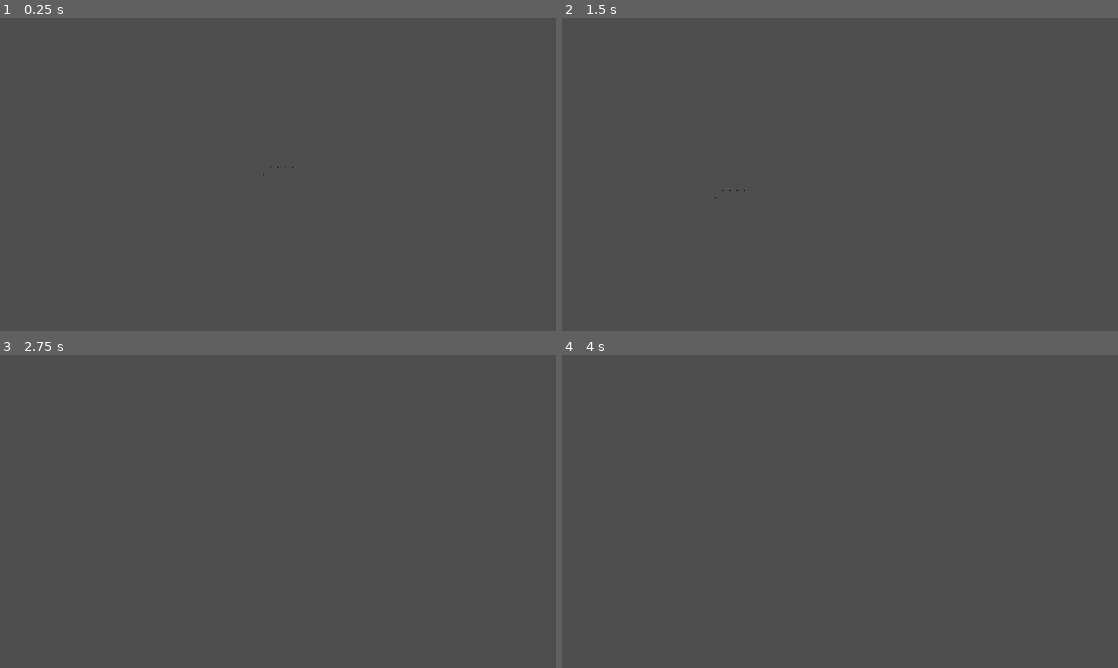
Above: before the commit, frames 1-4 (two rows, left to right).
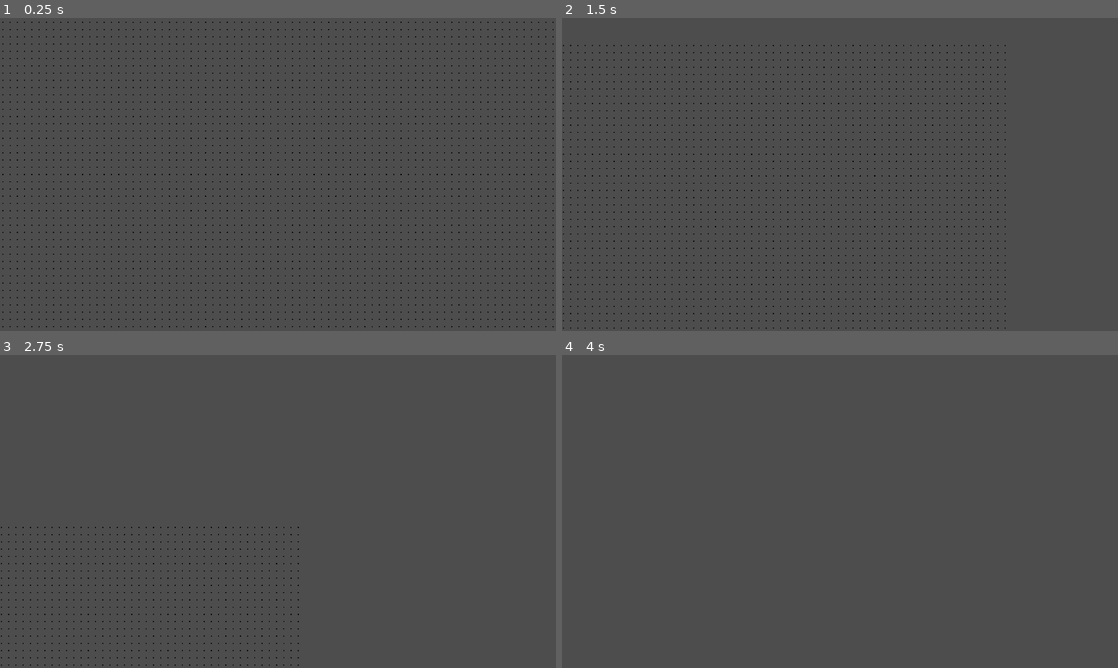
Above: after the commit, the same moments.

Repository: Spiraling-Time/BossFight
Game: Godot game, scene res://Works/Scenes/the_world.tscn
Same seed, same stepped clock (60 frames per second), same inputs: the game is played once before the commit and once after it.
Inputs:
- Up to frame 1 (0.25 s): no input
- Up to frame 2 (1.5 s): tap Enter at 0.5 s; hold D (right) 0.53-1.28 s; hold Z 0.53-1.28 s; tap Space at 1.25 s; hold Up (down) from 1.28 s (still down); tap Z at 1.35 s
- Up to frame 3 (2.75 s): release Up (down) at 2.03 s; hold D (right) from 2.03 s (still down); hold Z from 2.03 s (still down)
- Up to frame 4 (4 s): tap Enter at 2.75 s; release D (right) at 2.78 s; release Z at 2.78 s; hold W (up) 2.78-3.53 s; tap Z at 2.85 s; hold Left (left) from 3.53 s (still down); hold Z from 3.53 s (still down)

The runs differ from the first frame. In frame 1, 2.4% of the frame differs, in the area x 0-100%, y 1-99%; in frame 2, 1.7%; in frame 3, 0.6%; in frame 4, nothing differs.

Commit message:
LOOK HOW SMOOTH!!!!!!!

Diff:
--- a/Works/Scenes/the_world.tscn
+++ b/Works/Scenes/the_world.tscn
@@ -9,4 +9,4 @@
 [node name="Player" parent="." instance=ExtResource("2_kp6ox")]
 
 [node name="Polygon2D" type="CollisionPolygon2D" parent="."]
-polygon = PackedVector2Array(37, -38, -38, -36, -70, 15, -26, -7, 64, -24)
+polygon = PackedVector2Array(-960, 540, 960, 540, 960, -540, -960, -540)
